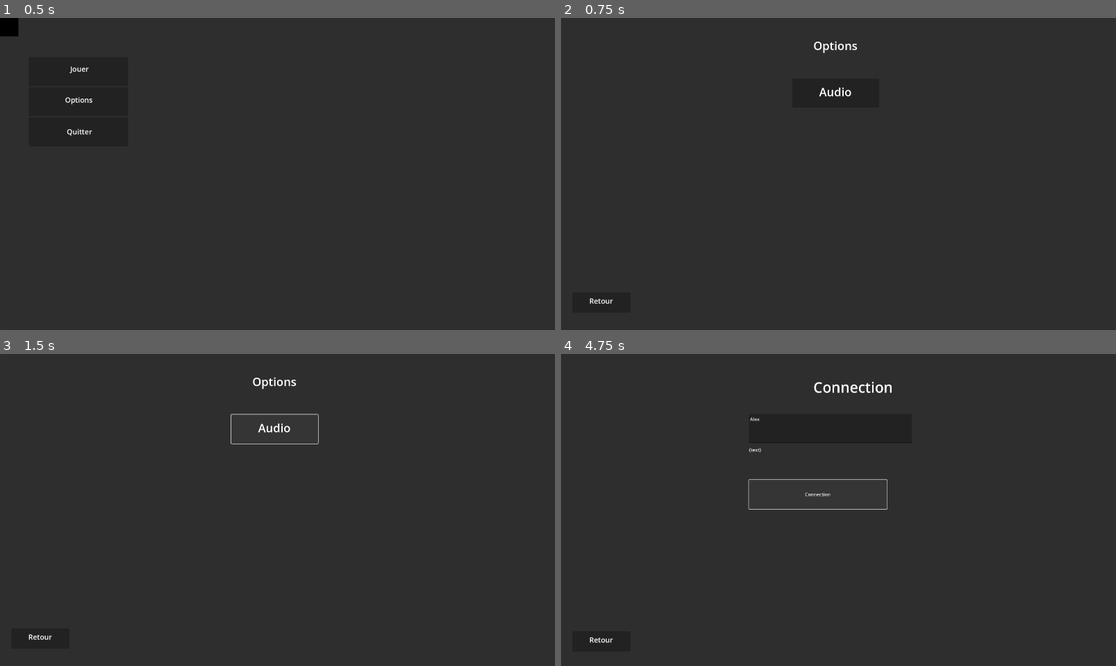
Above: before the commit, frames 1-4 (two rows, left to right).
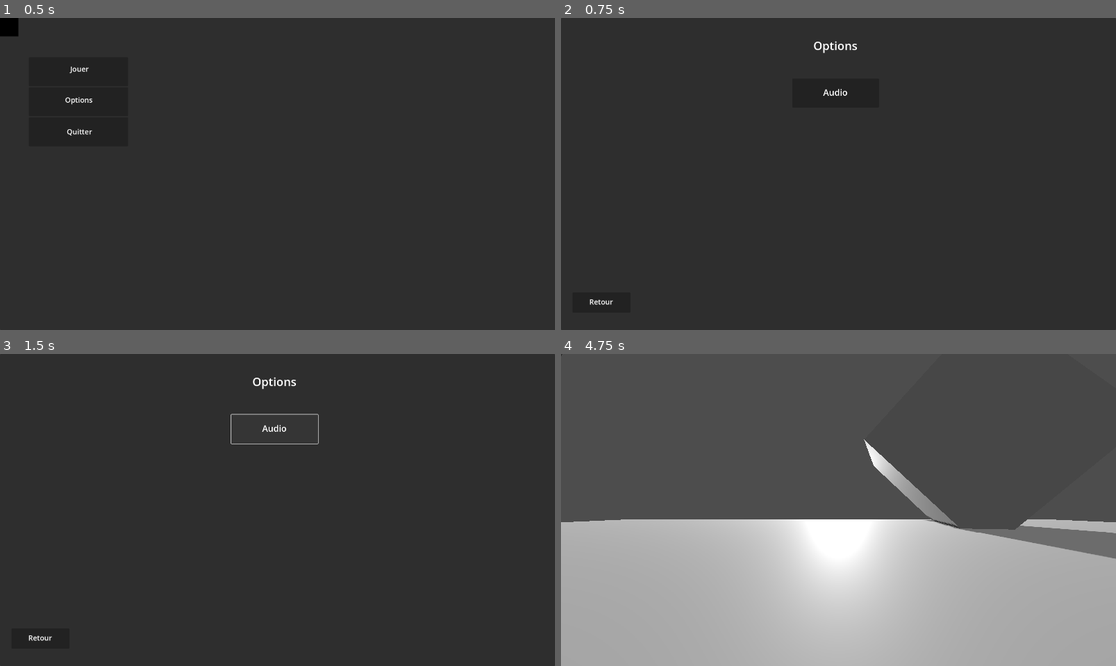
Above: after the commit, the same moments.

Repository: ResyYT/Cauchemarsenfouisv2
Game: Godot game, scene res://scenes/menu_start.tscn
Two runs of this game, one before a commit and one after it. Both use one fixed random seed, a clock stepped at 60 frames per second and the inputs below. Video files are missing from this copy of the repository; at most half a second of black plays in their place.
Inputs (mouse positions are in pixels of both pictures, inside the frame that each line leads up to):
- Up to frame 1 (0.5 s): no input
- Up to frame 2 (0.75 s): click "[center][font_size=25]Options" at 0.5 s
- Up to frame 3 (1.5 s): click "[center][font_size=40]Audio" (after the commit: "[center][font_size=30]Audio") at 1.25 s
- Up to frame 4 (4.75 s): click "[center][font_size=25 ]Retour" at 2 s; click "[center][font_size=25]Jouer" at 2.75 s; click (832, 428) at 3.52 s; type "Alex" at 3.6 s; click "Connection" at 4.25 s

Frame 1 is identical in both runs. In frame 2, 0.1% of the frame differs, in the area x 5-53%, y 22-92%; in frame 3, 0.1%; in frame 4, 98%, in the area x 0-100%, y 0-100%.

Commit message:
ajout personnage
personnage, menu, échap, mouvement, déplacements

Diff:
--- a/project.godot
+++ b/project.godot
@@ -20,4 +20,49 @@
 
 window/size/viewport_width=1920
 window/size/viewport_height=1080
-window/size/mode=2
+window/size/mode=3
+
+[file_customization]
+
+folder_colors={
+"res://scenes/": "red",
+"res://scripts/": "green"
+}
+
+[input]
+
+forward={
+"deadzone": 0.5,
+"events": [Object(InputEventKey,"resource_local_to_scene":false,"resource_name":"","device":-1,"window_id":0,"alt_pressed":false,"shift_pressed":false,"ctrl_pressed":false,"meta_pressed":false,"pressed":false,"keycode":0,"physical_keycode":87,"key_label":0,"unicode":122,"echo":false,"script":null)
+]
+}
+backward={
+"deadzone": 0.5,
+"events": [Object(InputEventKey,"resource_local_to_scene":false,"resource_name":"","device":-1,"window_id":0,"alt_pressed":false,"shift_pressed":false,"ctrl_pressed":false,"meta_pressed":false,"pressed":false,"keycode":0,"physical_keycode":83,"key_label":0,"unicode":115,"echo":false,"script":null)
+]
+}
+right={
+"deadzone": 0.5,
+"events": [Object(InputEventKey,"resource_local_to_scene":false,"resource_name":"","device":-1,"window_id":0,"alt_pressed":false,"shift_pressed":false,"ctrl_pressed":false,"meta_pressed":false,"pressed":false,"keycode":0,"physical_keycode":68,"key_label":0,"unicode":100,"echo":false,"script":null)
+]
+}
+left={
+"deadzone": 0.5,
+"events": [Object(InputEventKey,"resource_local_to_scene":false,"resource_name":"","device":-1,"window_id":0,"alt_pressed":false,"shift_pressed":false,"ctrl_pressed":false,"meta_pressed":false,"pressed":false,"keycode":0,"physical_keycode":65,"key_label":0,"unicode":113,"echo":false,"script":null)
+]
+}
+jump={
+"deadzone": 0.5,
+"events": [Object(InputEventKey,"resource_local_to_scene":false,"resource_name":"","device":-1,"window_id":0,"alt_pressed":false,"shift_pressed":false,"ctrl_pressed":false,"meta_pressed":false,"pressed":false,"keycode":0,"physical_keycode":32,"key_label":0,"unicode":32,"echo":false,"script":null)
+]
+}
+echap={
+"deadzone": 0.5,
+"events": [Object(InputEventKey,"resource_local_to_scene":false,"resource_name":"","device":-1,"window_id":0,"alt_pressed":false,"shift_pressed":false,"ctrl_pressed":false,"meta_pressed":false,"pressed":false,"keycode":0,"physical_keycode":4194305,"key_label":0,"unicode":0,"echo":false,"script":null)
+]
+}
+9={
+"deadzone": 0.5,
+"events": [Object(InputEventKey,"resource_local_to_scene":false,"resource_name":"","device":-1,"window_id":0,"alt_pressed":false,"shift_pressed":false,"ctrl_pressed":false,"meta_pressed":false,"pressed":false,"keycode":0,"physical_keycode":4194447,"key_label":0,"unicode":57,"echo":false,"script":null)
+]
+}
--- /dev/null
+++ b/scenes/basic_player_head.tscn
@@ -0,0 +1,5 @@
+[gd_scene format=3 uid="uid://kmyakts4l64t"]
+
+[node name="Head" type="Node3D"]
+
+[node name="Camera3D" type="Camera3D" parent="."]
--- a/scenes/connection.tscn
+++ b/scenes/connection.tscn
@@ -78,10 +78,11 @@
 layout_mode = 2
 
 [node name="RetourText" type="RichTextLabel" parent="Panel/Retour/BoutonRetour"]
+layout_mode = 0
 offset_left = -24.0
-offset_top = 12.0
+offset_top = 15.0
 offset_right = 222.0
-offset_bottom = 80.0
+offset_bottom = 83.0
 mouse_filter = 2
 bbcode_enabled = true
 text = "[center][font_size=25
--- /dev/null
+++ b/scenes/echap_menu.tscn
@@ -0,0 +1,27 @@
+[gd_scene format=3 uid="uid://dkyyfd7b32502"]
+
+[node name="EchapMenu" type="Control"]
+layout_mode = 3
+anchors_preset = 15
+anchor_right = 1.0
+anchor_bottom = 1.0
+grow_horizontal = 2
+grow_vertical = 2
+
+[node name="Panel" type="Panel" parent="."]
+layout_mode = 0
+offset_right = 1920.0
+offset_bottom = 1080.0
+
+[node name="VBoxContainer" type="VBoxContainer" parent="Panel"]
+layout_mode = 0
+offset_left = 680.0
+offset_top = 60.0
+offset_right = 1184.0
+offset_bottom = 228.0
+
+[node name="RichTextLabel" type="RichTextLabel" parent="Panel/VBoxContainer"]
+custom_minimum_size = Vector2(0, 100)
+layout_mode = 2
+bbcode_enabled = true
+text = "[center][font_size=50]Menu"
--- /dev/null
+++ b/scenes/main.tscn
@@ -0,0 +1,10 @@
+[gd_scene load_steps=3 format=3 uid="uid://dg3c3ihmbkx3o"]
+
+[ext_resource type="PackedScene" uid="uid://oj016vcsx081" path="res://scenes/player.tscn" id="1_23par"]
+[ext_resource type="PackedScene" uid="uid://dyp7ea63d7h86" path="res://scenes/map.tscn" id="2_kgr6i"]
+
+[node name="Main" type="Node"]
+
+[node name="Player" parent="." instance=ExtResource("1_23par")]
+
+[node name="Map" parent="." instance=ExtResource("2_kgr6i")]
--- /dev/null
+++ b/scenes/map.tscn
@@ -0,0 +1,55 @@
+[gd_scene load_steps=9 format=3 uid="uid://dyp7ea63d7h86"]
+
+[sub_resource type="BoxShape3D" id="BoxShape3D_2675y"]
+size = Vector3(50, 0, 50)
+
+[sub_resource type="PlaneMesh" id="PlaneMesh_lcu1h"]
+size = Vector2(50, 50)
+
+[sub_resource type="BoxMesh" id="BoxMesh_0gynb"]
+
+[sub_resource type="Gradient" id="Gradient_qm3wr"]
+
+[sub_resource type="GradientTexture2D" id="GradientTexture2D_o7yir"]
+gradient = SubResource("Gradient_qm3wr")
+fill_from = Vector2(0.401099, 1)
+fill_to = Vector2(0.450549, 0)
+
+[sub_resource type="PanoramaSkyMaterial" id="PanoramaSkyMaterial_3avth"]
+panorama = SubResource("GradientTexture2D_o7yir")
+
+[sub_resource type="Sky" id="Sky_4ggmq"]
+sky_material = SubResource("PanoramaSkyMaterial_3avth")
+
+[sub_resource type="Environment" id="Environment_dkm1v"]
+sky = SubResource("Sky_4ggmq")
+ambient_light_source = 3
+
+[node name="Map" type="Node3D"]
+
+[node name="Floor" type="StaticBody3D" parent="."]
+
+[node name="Collider" type="CollisionShape3D" parent="Floor"]
+shape = SubResource("BoxShape3D_2675y")
+
+[node name="Mesh" type="MeshInstance3D" parent="Floor"]
+mesh = SubResource("PlaneMesh_lcu1h")
+
+[node name="Cube" type="MeshInstance3D" parent="."]
+transform = Transform3D(8.608, 5.25034, 0.847749, -5.28845, 8.62094, 0.306904, -0.563037, -0.704172, 10.0782, -12.3987, 6.30559, 0)
+mesh = SubResource("BoxMesh_0gynb")
+
+[node name="Cube2" type="MeshInstance3D" parent="."]
+transform = Transform3D(2.3394, -7.04204, 6.8789, 0.399539, 7.13256, 7.16585, -9.83616, -1.38514, 1.92713, 9.80706, 5.95309, -16.603)
+mesh = SubResource("BoxMesh_0gynb")
+
+[node name="Cube3" type="MeshInstance3D" parent="."]
+transform = Transform3D(4.27484, -1.58703, 4.62899, 3.90354, 4.81261, -1.9549, -2.95104, 4.067, 4.11962, 14.8415, 5.95309, 8.53617)
+mesh = SubResource("BoxMesh_0gynb")
+
+[node name="Sun" type="DirectionalLight3D" parent="."]
+transform = Transform3D(1, 0, 0, 0, -0.993258, 0.115925, 0, -0.115925, -0.993258, 1.99157, 9.78125, -4.48814)
+shadow_enabled = true
+
+[node name="Enivroment" type="WorldEnvironment" parent="."]
+environment = SubResource("Environment_dkm1v")
--- a/scenes/options_menu.tscn
+++ b/scenes/options_menu.tscn
@@ -43,12 +43,12 @@
 [node name="AudioText" type="RichTextLabel" parent="Panel/Audio/AudioButton"]
 layout_mode = 0
 offset_left = 26.0
-offset_top = 18.0
+offset_top = 26.0
 offset_right = 272.0
-offset_bottom = 86.0
+offset_bottom = 94.0
 mouse_filter = 2
 bbcode_enabled = true
-text = "[center][font_size=40]Audio"
+text = "[center][font_size=30]Audio"
 
 [node name="Retour" type="VBoxContainer" parent="Panel"]
 layout_mode = 0
@@ -64,9 +64,9 @@
 [node name="RetourText" type="RichTextLabel" parent="Panel/Retour/RetourButton"]
 layout_mode = 0
 offset_left = -24.0
-offset_top = 12.0
+offset_top = 15.0
 offset_right = 222.0
-offset_bottom = 80.0
+offset_bottom = 83.0
 mouse_filter = 2
 bbcode_enabled = true
 text = "[center][font_size=25
--- /dev/null
+++ b/scenes/player.tscn
@@ -0,0 +1,22 @@
+[gd_scene load_steps=6 format=3 uid="uid://oj016vcsx081"]
+
+[ext_resource type="Script" path="res://scripts/player.gd" id="1_o6ila"]
+[ext_resource type="Script" path="res://scripts/basic_player_startup.gd" id="2_0c5a2"]
+[ext_resource type="PackedScene" uid="uid://dkyyfd7b32502" path="res://scenes/echap_menu.tscn" id="2_jyfq4"]
+[ext_resource type="PackedScene" uid="uid://kmyakts4l64t" path="res://scenes/basic_player_head.tscn" id="3_130u0"]
+
+[sub_resource type="CapsuleShape3D" id="CapsuleShape3D_6we38"]
+
+[node name="Player" type="Node3D"]
+script = ExtResource("1_o6ila")
+
+[node name="BasicFPSPlayer" type="CharacterBody3D" parent="."]
+transform = Transform3D(1, 0, 0, 0, 1, 0, 0, 0, 1, 0, 2, 0)
+script = ExtResource("2_0c5a2")
+
+[node name="CollisionShape3D" type="CollisionShape3D" parent="BasicFPSPlayer"]
+shape = SubResource("CapsuleShape3D_6we38")
+
+[node name="Head" parent="BasicFPSPlayer" instance=ExtResource("3_130u0")]
+
+[node name="EchapMenu" parent="." instance=ExtResource("2_jyfq4")]
--- a/scripts/Connection.gd
+++ b/scripts/Connection.gd
@@ -69,6 +69,7 @@
 func _appuyer_connection():
 	var NomActuel = _yourName.text
 	infoConnectionsServer.rpc(NomActuel)
+	get_tree().change_scene_to_file("res://scenes/main.tscn")
 
 func _on_bouton_retour_pressed():
 	get_tree().change_scene_to_file("res://scenes/menu_start.tscn")
--- /dev/null
+++ b/scripts/basic_player_startup.gd
@@ -0,0 +1,179 @@
+@tool
+extends CharacterBody3D
+
+var BasicFPSPlayerScene : PackedScene = preload("res://scenes/basic_player_head.tscn")
+var addedHead = false
+
+func _enter_tree():
+
+	if find_child("Head"):
+		addedHead = true
+
+	if Engine.is_editor_hint() && !addedHead:
+		var s = BasicFPSPlayerScene.instantiate()
+		add_child(s)
+		s.owner = get_tree().edited_scene_root
+		addedHead = true
+
+## PLAYER MOVMENT SCRIPT ##
+###########################
+
+@export_category("Mouse Capture")
+@export var CAPTURE_ON_START := true
+
+@export_category("Movement")
+@export_subgroup("Settings")
+@export var SPEED := 5.0
+@export var ACCEL := 50.0
+@export var IN_AIR_SPEED := 3.0
+@export var IN_AIR_ACCEL := 5.0
+@export var JUMP_VELOCITY := 4.5
+@export_subgroup("Head Bob")
+@export var HEAD_BOB := true
+@export var HEAD_BOB_FREQUENCY := 0.3
+@export var HEAD_BOB_AMPLITUDE := 0.01
+@export_subgroup("Clamp Head Rotation")
+@export var CLAMP_HEAD_ROTATION := true
+@export var CLAMP_HEAD_ROTATION_MIN := -90.0
+@export var CLAMP_HEAD_ROTATION_MAX := 90.0
+
+@export_category("Key Binds")
+@export_subgroup("Mouse")
+@export var MOUSE_ACCEL := true
+@export var KEY_BIND_MOUSE_SENS := 0.005
+@export var KEY_BIND_MOUSE_ACCEL := 50
+@export_subgroup("Movement")
+@export var KEY_BIND_UP := "forward"
+@export var KEY_BIND_LEFT := "left"
+@export var KEY_BIND_RIGHT := "right"
+@export var KEY_BIND_DOWN := "backward"
+@export var KEY_BIND_JUMP := "ui_accept"
+
+@export_category("Advanced")
+@export var UPDATE_PLAYER_ON_PHYS_STEP := true	# When check player is moved and rotated in _physics_process (fixed fps)
+												# Otherwise player is updated in _process (uncapped)
+
+# Get the gravity from the project settings to be synced with RigidBody nodes.
+var gravity = ProjectSettings.get_setting("physics/3d/default_gravity")
+# To keep track of current speed and acceleration
+var speed = SPEED
+var accel = ACCEL
+
+# Used when lerping rotation to reduce stuttering when moving the mouse
+var rotation_target_player : float
+var rotation_target_head : float
+
+# Used when bobing head
+var head_start_pos : Vector3
+
+# Current player tick, used in head bob calculation
+var tick = 0
+
+var pause = false
+
+var mouvement = true
+
+func _ready():
+	if Engine.is_editor_hint():
+		return
+
+	# Capture mouse if set to true
+	if CAPTURE_ON_START:
+		Input.mouse_mode = Input.MOUSE_MODE_CAPTURED
+
+	head_start_pos = $Head.position
+
+func _physics_process(delta):
+	if Input.is_action_just_pressed("echap"):
+		mouvement = false
+	if Engine.is_editor_hint():
+		return
+
+	# Increment player tick, used in head bob motion
+	tick += 1
+
+	if UPDATE_PLAYER_ON_PHYS_STEP:
+		move_player(delta)
+		rotate_player(delta)
+
+	if HEAD_BOB:
+		# Only move head when on the floor and moving
+		if velocity && is_on_floor():
+			head_bob_motion()
+		reset_head_bob(delta)
+
+func _process(delta):
+	if Engine.is_editor_hint():
+		return
+
+	if !UPDATE_PLAYER_ON_PHYS_STEP:
+		move_player(delta)
+		rotate_player(delta)
+
+func _input(event):
+	var echap_scene = preload("res://scenes/echap_menu.tscn").instantiate()
+
+	if Engine.is_editor_hint():
+		return
+
+	# Listen for mouse movement and check if mouse is captured
+	if event is InputEventMouseMotion && Input.mouse_mode == Input.MOUSE_MODE_CAPTURED and mouvement == true:
+		set_rotation_target(event.relative)
+
+func set_rotation_target(mouse_motion : Vector2):
+	# Add player target to the mouse -x input
+	rotation_target_player += -mouse_motion.x * KEY_BIND_MOUSE_SENS
+	# Add head target to the mouse -y input
+	rotation_target_head += -mouse_motion.y * KEY_BIND_MOUSE_SENS
+	# Clamp rotation
+	if CLAMP_HEAD_ROTATION:
+		rotation_target_head = clamp(rotation_target_head, deg_to_rad(CLAMP_HEAD_ROTATION_MIN), deg_to_rad(CLAMP_HEAD_ROTATION_MAX))
+
+func rotate_player(delta):
+	if MOUSE_ACCEL:
+		# Shperical lerp between player rotation and target
+		quaternion = quaternion.slerp(Quaternion(Vector3.UP, rotation_target_player), KEY_BIND_MOUSE_ACCEL * delta)
+		# Same again for head
+		$Head.quaternion = $Head.quaternion.slerp(Quaternion(Vector3.RIGHT, rotation_target_head), KEY_BIND_MOUSE_ACCEL * delta)
+	else:
+		# If mouse accel is turned off, simply set to target
+		quaternion = Quaternion(Vector3.UP, rotation_target_player)
+		$Head.quaternion = Quaternion(Vector3.RIGHT, rotation_target_head)
+
+func move_player(delta):
+	# Check if not on floor
+	if not is_on_floor():
+		# Reduce speed and accel
+		speed = IN_AIR_SPEED
+		accel = IN_AIR_ACCEL
+		# Add the gravity
+		velocity.y -= gravity * delta
+	else:
+		# Set speed and accel to defualt
+		speed = SPEED
+		accel = ACCEL
+
+	# Handle Jump.
+	if Input.is_action_just_pressed(KEY_BIND_JUMP) and is_on_floor():
+		velocity.y = JUMP_VELOCITY
+
+	# Get the input direction and handle the movement/deceleration.
+	var input_dir = Input.get_vector(KEY_BIND_LEFT, KEY_BIND_RIGHT, KEY_BIND_UP, KEY_BIND_DOWN)
+	var direction = (transform.basis * Vector3(input_dir.x, 0, input_dir.y)).normalized()
+
+	velocity.x = move_toward(velocity.x, direction.x * speed, accel * delta)
+	velocity.z = move_toward(velocity.z, direction.z * speed, accel * delta)
+
+	move_and_slide()
+
+func head_bob_motion():
+	var pos = Vector3.ZERO
+	pos.y += sin(tick * HEAD_BOB_FREQUENCY) * HEAD_BOB_AMPLITUDE
+	pos.x += cos(tick * HEAD_BOB_FREQUENCY/2) * HEAD_BOB_AMPLITUDE * 2
+	$Head.position += pos
+
+func reset_head_bob(delta):
+	# Lerp back to the staring position
+	if $Head.position == head_start_pos:
+		pass
+	$Head.position = lerp($Head.position, head_start_pos, 2 * (1/HEAD_BOB_FREQUENCY) * delta)
--- /dev/null
+++ b/scripts/player.gd
@@ -0,0 +1,24 @@
+extends Node3D
+signal mouvement_bool(boolean)
+@onready var paused_menu = $EchapMenu
+var paused = false
+
+# Called when the node enters the scene tree for the first time.
+func _ready():
+	paused_menu.hide()
+
+
+# Called every frame. 'delta' is the elapsed time since the previous frame.
+func _process(delta):
+	if Input.is_action_just_pressed("echap"):
+		pauseMenu()
+
+func pauseMenu():
+	if paused == false:
+		paused_menu.hide()
+		Engine.time_scale = 1
+	elif paused == true:
+		paused_menu.show()
+		Engine.time_scale = 0
+		mouvement_bool.emit(true)
+	paused = !paused
